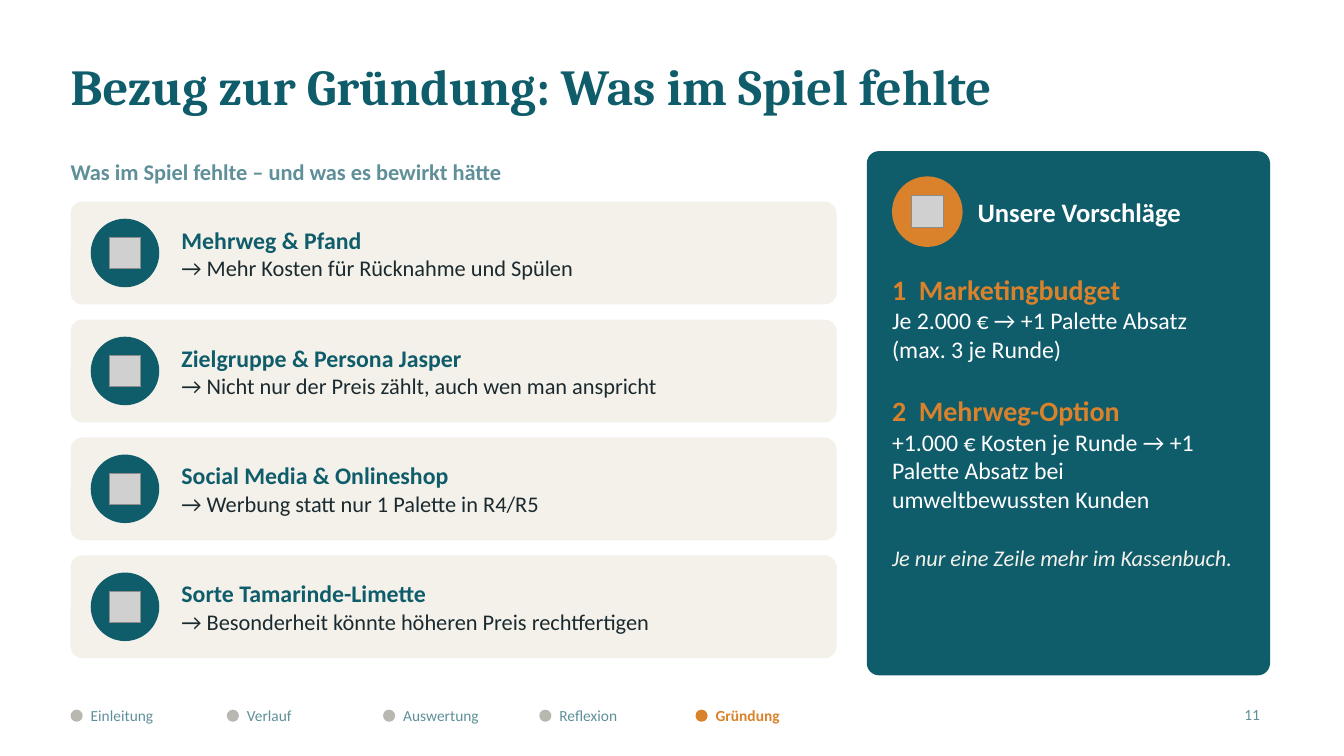
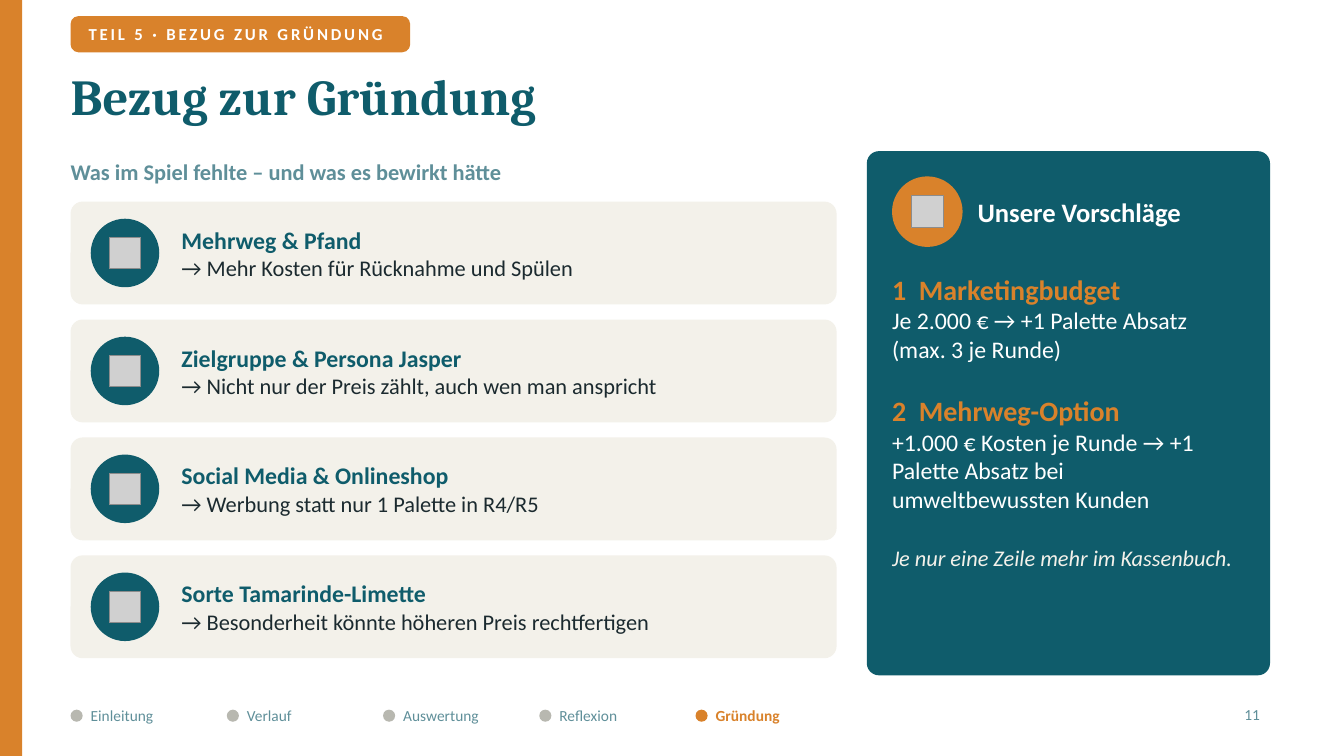
Before and after one commit to jofy0002/claude-workspace, a slide deck: slide 11 of endpraesentation/Elbharz_Endpraesentation.pptx. Drawn at 1344x756 pixels with LibreOffice and Linux fonts; fonts in the diff are those of the drawing; grey boxes stand for pictures. Boxes give left, top, right and bottom in pixels: in the first picture for what was removed or moved away, otherwise in the second. Text is boxed around its words. In the diff, an @@ line names an element or a change of style, - is before the commit and + after.

```diff
--- a/endpraesentation/Elbharz_Endpraesentation.pptx
+++ b/endpraesentation/Elbharz_Endpraesentation.pptx
@@ rectangle added at <box>0,0,22,756</box>, fill #D9822B @@
@@ rounded rectangle added at <box>71,16,410,52</box>, fill #D9822B @@
@@ text added at <box>89,27,382,40</box>, 12 pt, text #FFFFFF, bold @@
+TEIL 5 · BEZUG ZUR GRÜNDUNG
@@ title at <box>71,80,536,126</box>: text changed @@
-Bezug zur Gründung: Was im Spiel fehlte
+Bezug zur Gründung
```
Also in this commit, not shown: 12 other slides changed, 1 slide added, 4 other files.
